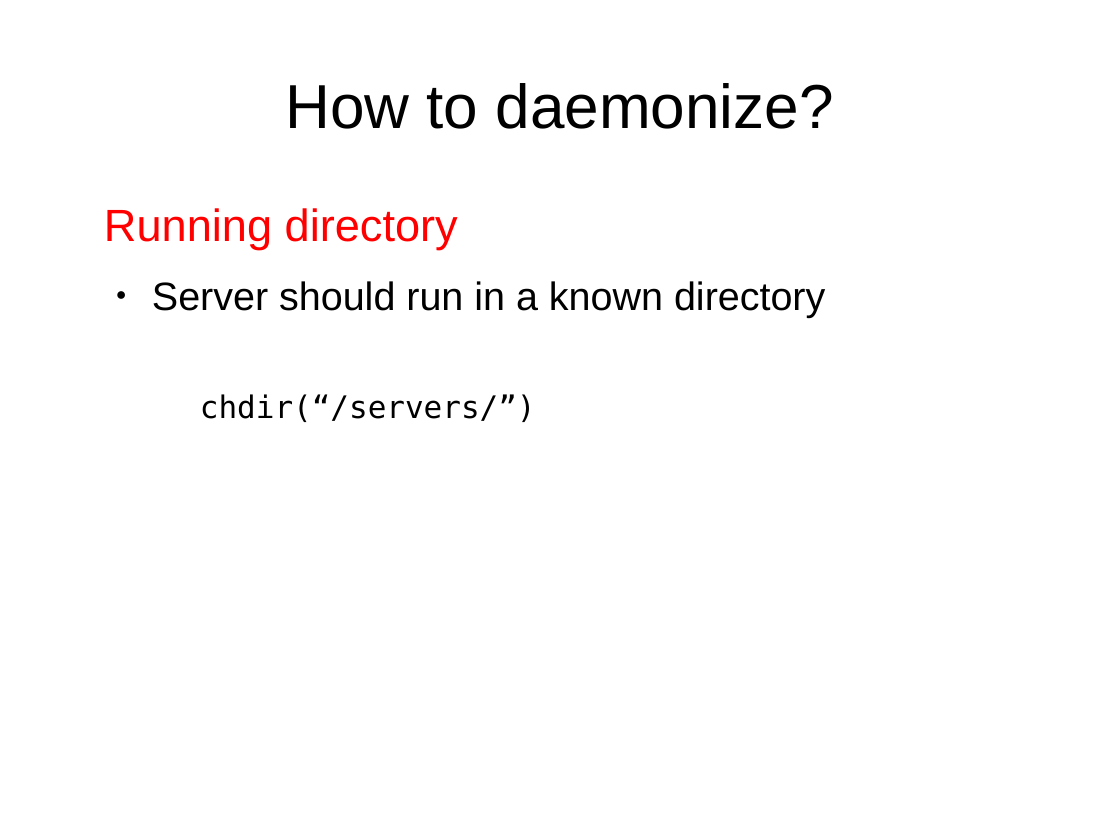
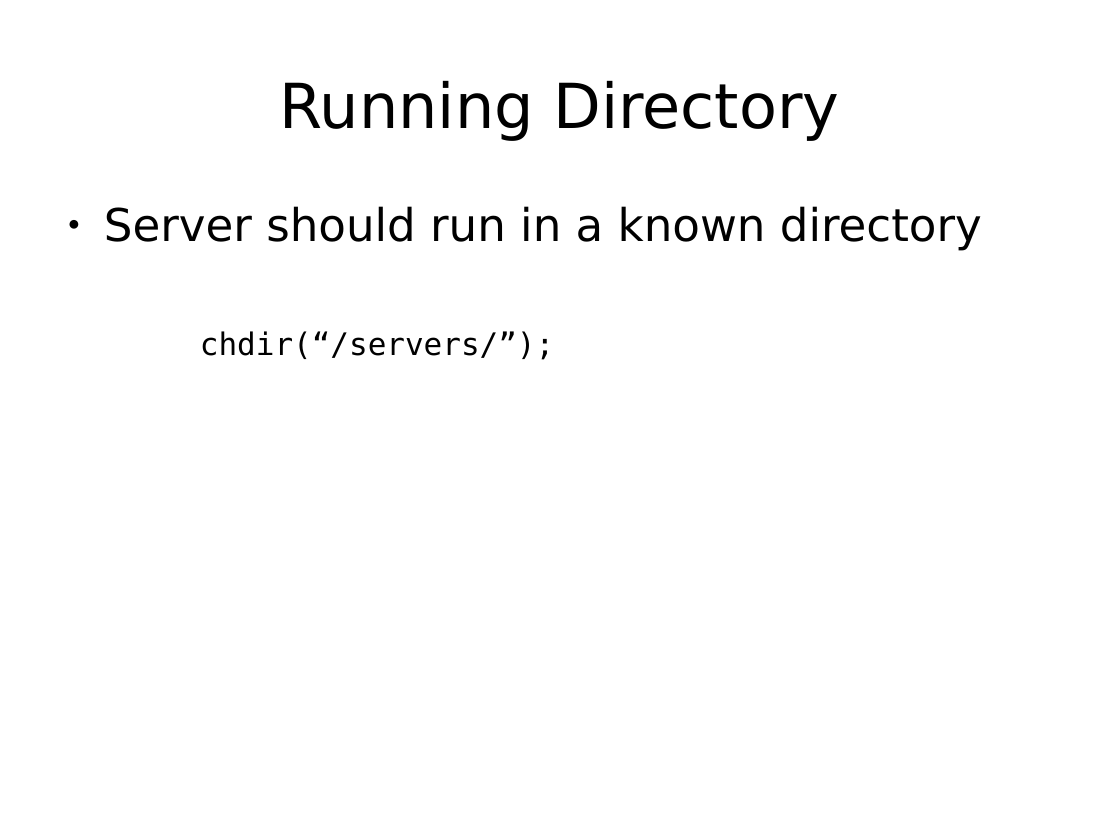
Before and after one commit to Jarvishappy/15-441-Recitation-Sessions, a slide deck: slide 42 of recitation6/src/recitation6.odp (slide 31 before the commit). Drawn at 1120x840 pixels with LibreOffice and Linux fonts; fonts in the diff are those of the drawing. Boxes give left, top, right and bottom in pixels: in the first picture for what was removed or moved away, otherwise in the second. Text is boxed around its words. In the diff, an @@ line names an element or a change of style, - is before the commit and + after.

```diff
--- a/recitation6/src/recitation6.odp
+++ b/recitation6/src/recitation6.odp
@@ title at (x1=280, y1=80, x2=839, y2=141): text changed; font Arial to DejaVu Sans @@
-How to daemonize?
+Running Directory
@@ text at (x1=104, y1=208, x2=458, y2=250): paragraph removed @@
-Running directory
@@ text at (x1=104, y1=206, x2=982, y2=251): size 28 to 32 pt, font Arial to DejaVu Sans in "Server should run in a known directory"; list level 2 to 1 in "Server should run in a ..." @@
@@ text at (x1=200, y1=331, x2=554, y2=360): text changed @@
-    chdir(“/servers/”)
+    chdir(“/servers/”);
```
Also in this commit, not shown: 27 other slides changed, 16 slides added, 6 slides removed, 1 other file.
